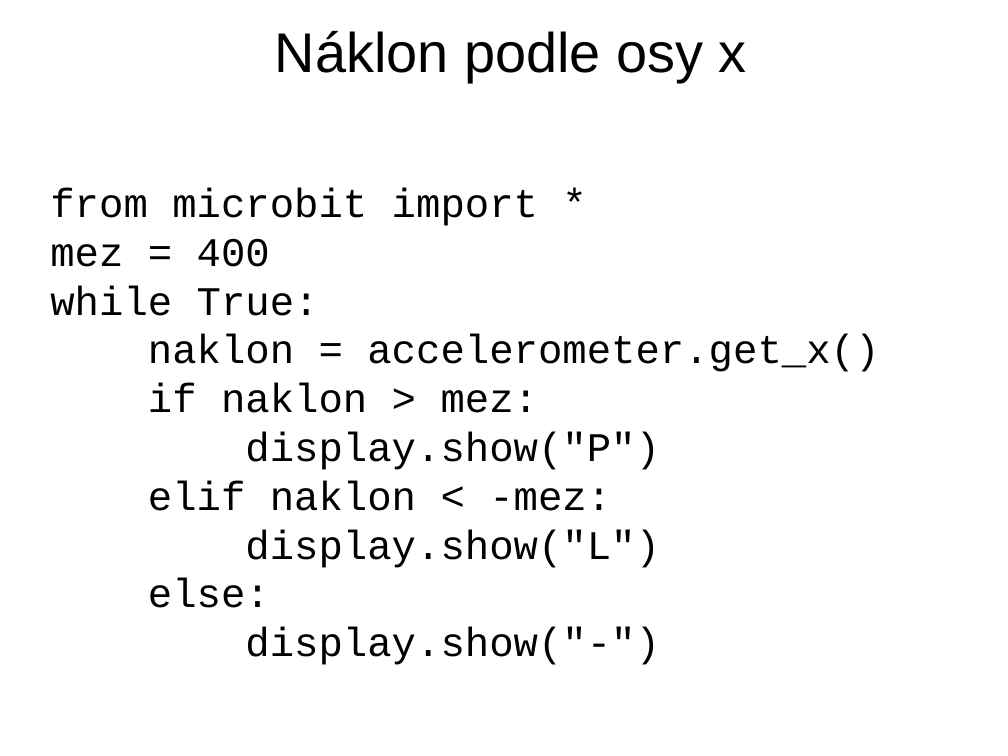
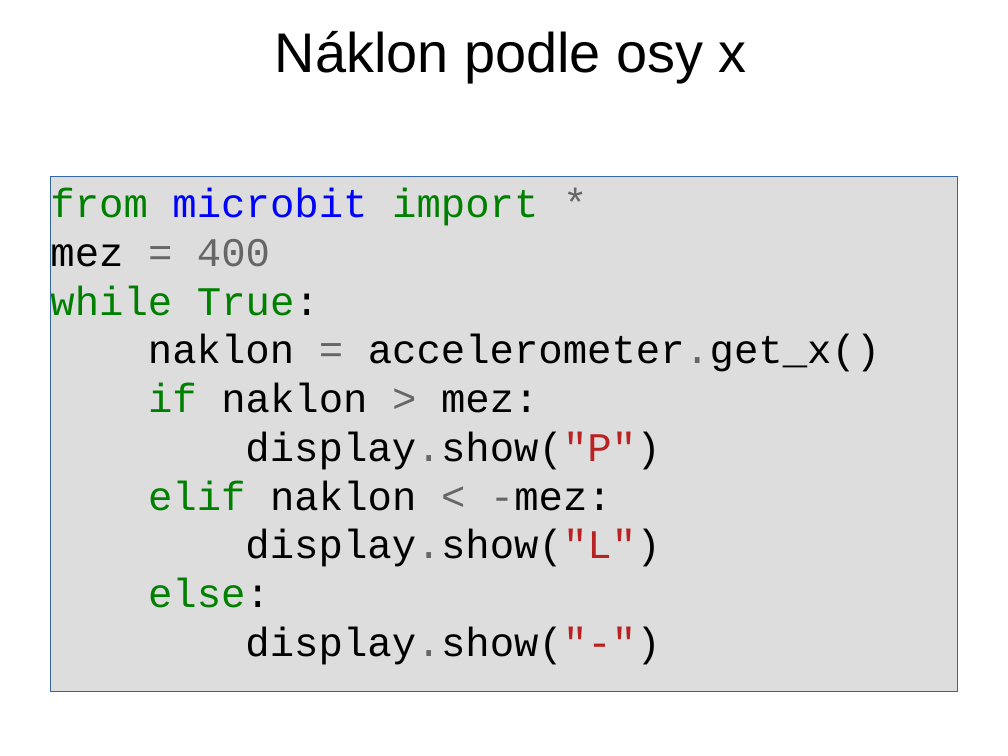
Before and after one commit to jipech/PRIM-microbit, a slide deck: slide 3 of 04-Poloha/01_Pro_ucitele/Prezentace/41-akcelerometr.pptx. Drawn at 1008x756 pixels with LibreOffice and Linux fonts; fonts in the diff are those of the drawing; background and template pictures are left out. Boxes give left, top, right and bottom in pixels: in the first picture for what was removed or moved away, otherwise in the second. Text is boxed around its words. In the diff, an @@ line names an element or a change of style, - is before the commit and + after.

```diff
--- a/04-Poloha/01_Pro_ucitele/Prezentace/41-akcelerometr.pptx
+++ b/04-Poloha/01_Pro_ucitele/Prezentace/41-akcelerometr.pptx
@@ rectangle "from microbit import *": place and size @@
-rectangle "from microbit import *" at (50,188,879,608)
+rectangle "from microbit import *" at (50,177,958,691)
@@ rectangle "from microbit import *" at (50,177,958,691): text colour #000000 to #008000 in "from import", "while True:", "if", "elif" and 1 more places; text colour #000000 to #0000FF in "microbit"; text colour #000000 to #666666 in "*", "= 400", "= accelerometer.get_x()", ">" and 4 more places; text colour #000000 to #BA2121 in "display.show("P")", "display.show("L")", "display.show("-")"; fill none to #DDDDDD; outline none to #3465A4 0.75 pt @@
```
Also in this commit, not shown: 1 other slide changed, 41 other files.
